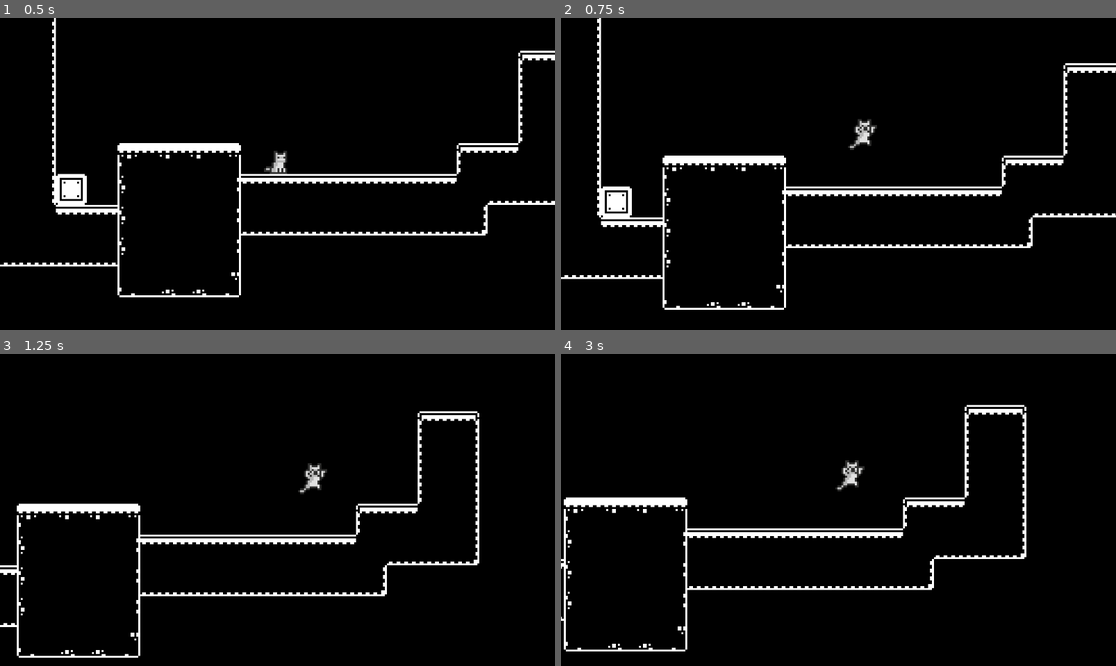
Above: before the commit, frames 1-4 (two rows, left to right).
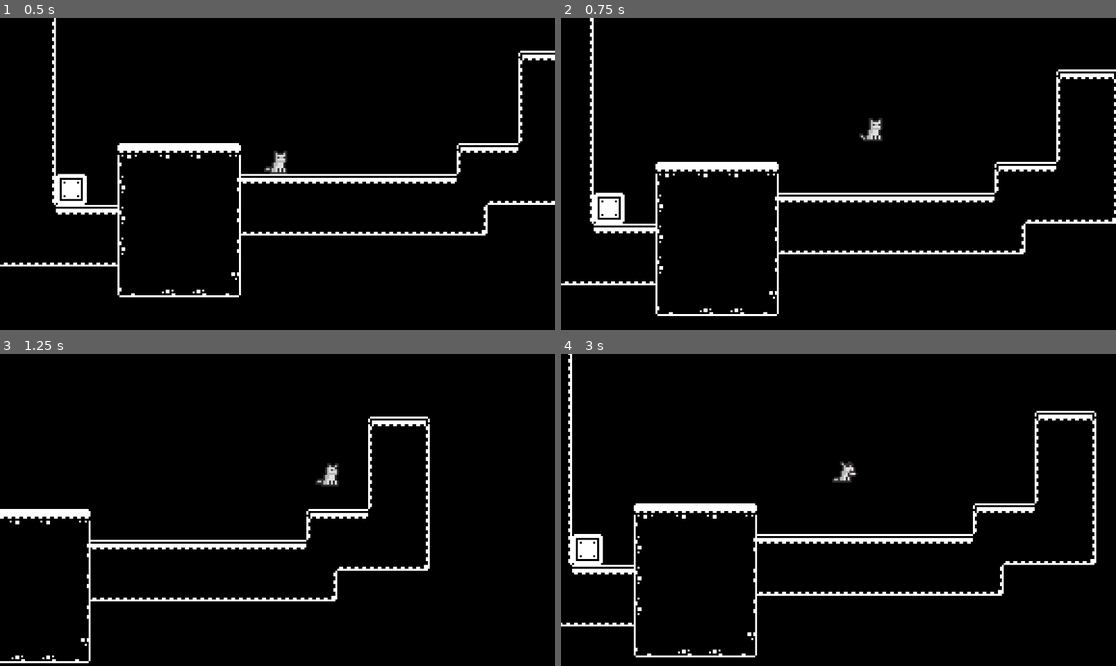
Above: after the commit, the same moments.

Repository: aymeric-devv/pulss-platformer-shooter
Game: Godot game, scene res://scenes/game.tscn
Same seed, same stepped clock (60 frames per second), same inputs: the game is played once before the commit and once after it.
Inputs:
- Up to frame 1 (0.5 s): no input
- Up to frame 2 (0.75 s): tap Enter at 0.5 s; hold D (move_right) from 0.53 s (still down); tap Space (jump) at 0.6 s
- Up to frame 3 (1.25 s): keep holding D (move_right); tap Space (jump) at 0.77, 1.07 s
- Up to frame 4 (3 s): tap Space (jump) at 1.35, 1.52, 1.82, 2.1, 2.85 s; release D (move_right) at 2.03 s; hold Q (move_left) 2.03-2.78 s; hold D (move_right) from 2.78 s (still down)

Frame 1 is identical in both runs. In frame 2, 8.6% of the frame differs, in the area x 0-100%, y 0-96%; in frame 3, 7.2%; in frame 4, 9.0%, in the area x 0-97%, y 0-98%.

Commit message:
Added better movements

Diff:
--- a/scripts/player.gd
+++ b/scripts/player.gd
@@ -1,44 +1,56 @@
 extends CharacterBody2D
 
+# Movement parameters
+const MAX_SPEED = 150.0  # Maximum horizontal speed of the character
+const ACCELERATION = 1500.0  # Normal acceleration rate
+const RAPID_ACCELERATION = 8000.0  # Acceleration rate when rapidly changing direction
+const GROUND_DECELERATION = 3000.0  # Normal deceleration rate
+const RAPID_DECELERATION = 8000.0  # Deceleration rate when rapidly changing direction
+const AIR_DECELERATION = 100.0  # Deceleration rate when in the air
+const JUMP_FORCE = 350.0  # The force applied when jumping
+const GRAVITY = 2000.0  # Gravity force applied each frame
+const JUMP_BUFFER_TIME = 0.1  # Time window for the jump buffer (in seconds)
 
-const SPEED = 100.0
-const JUMP_VELOCITY = -200.0
+var jump_buffer_timer = 0.0  # Timer for the jump buffer duration
+var last_input_direction = 0  # Stores the last horizontal input direction
 
-var gravity = ProjectSettings.get_setting("physics/2d/default_gravity")
-@onready var animated_sprite: AnimatedSprite2D = $AnimatedSprite2D
+func _physics_process(delta):
+	# Update the jump buffer timer
+	if jump_buffer_timer > 0:
+		jump_buffer_timer -= delta
 
-func _physics_process(delta: float) -> void:
-	# Add the gravity.
-	if not is_on_floor():
-		velocity += get_gravity() * delta
+	# Horizontal Movement Input
+	var input_direction = Input.get_action_strength("move_right") - Input.get_action_strength("move_left")
 
-	# Handle jump.
-	if Input.is_action_just_pressed("jump") and is_on_floor():
-		velocity.y = JUMP_VELOCITY
+	# Rapid Direction Change Detection
+	var is_rapid_change = input_direction != 0 and sign(input_direction) != sign(last_input_direction)
+	last_input_direction = input_direction if input_direction != 0 else last_input_direction
 
+	# Horizontal Movement Logic
+	if input_direction != 0:
+		# Apply rapid acceleration if changing direction quickly, otherwise normal acceleration
+		var acceleration =  RAPID_ACCELERATION if is_rapid_change else ACCELERATION
+		velocity.x += acceleration * input_direction * delta
+		velocity.x = clamp(velocity.x, -MAX_SPEED, MAX_SPEED)
+	elif velocity.x != 0:
+		# Apply rapid deceleration if changing direction quickly, otherwise normal or air deceleration
+		var decel = RAPID_DECELERATION if is_rapid_change else ( GROUND_DECELERATION if is_on_floor() else AIR_DECELERATION)
+		decel *= delta
+		velocity.x -= decel * sign(velocity.x)
+		if abs(velocity.x) <= decel:
+			velocity.x = 0
 
-	# Get -1 0 1 for the direction of the player.
-	var direction := Input.get_axis("move_left", "move_right")
+	# Jump Input Handling
+	if Input.is_action_just_pressed("jump"):
+		jump_buffer_timer = JUMP_BUFFER_TIME
 
-	# Flip the sprite
-	if direction > 0:
-		animated_sprite.flip_h = false
-	elif direction < 0:
-		animated_sprite.flip_h = true
+	# Jumping Logic
+	if jump_buffer_timer > 0 and is_on_floor():
+		velocity.y = -JUMP_FORCE
+		jump_buffer_timer = 0
 
-	# Play animations
-	if is_on_floor():
-		if direction == 0:
-			animated_sprite.play("idle")
-		else:
-			animated_sprite.play("run")
-	else:
-		animated_sprite.play("jump")
+	# Gravity Application
+	velocity.y += GRAVITY * delta
 
-	# Apply movement
-	if direction:
-		velocity.x = direction * SPEED
-	else:
-		velocity.x = move_toward(velocity.x, 0, SPEED)
-
+	# Character Movement
 	move_and_slide()
Not shown, added: scenes/pla5602.tmp
